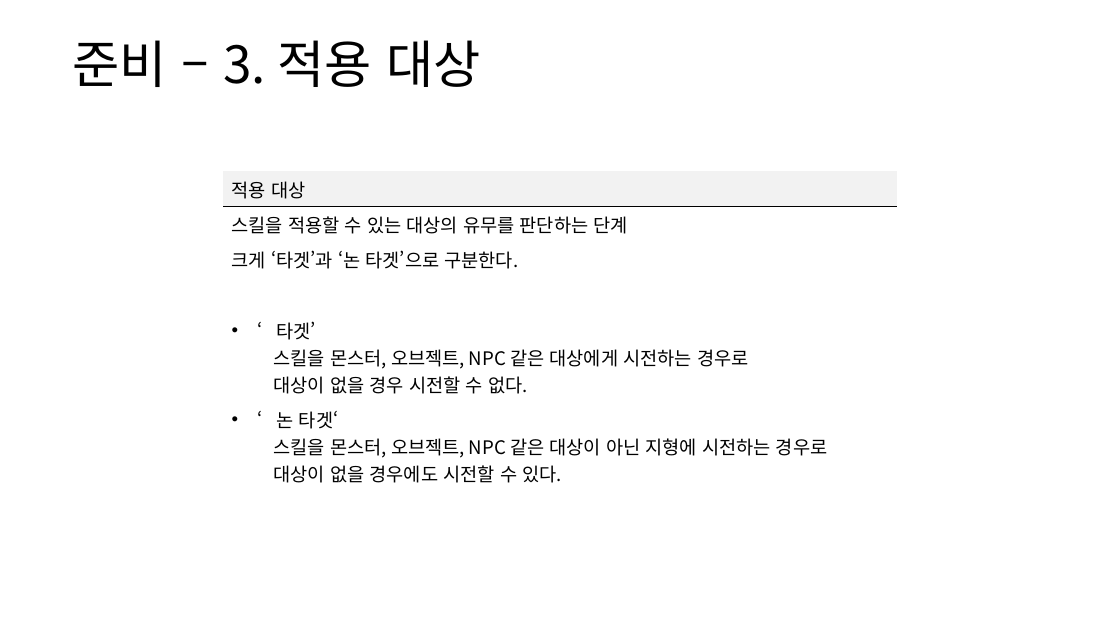
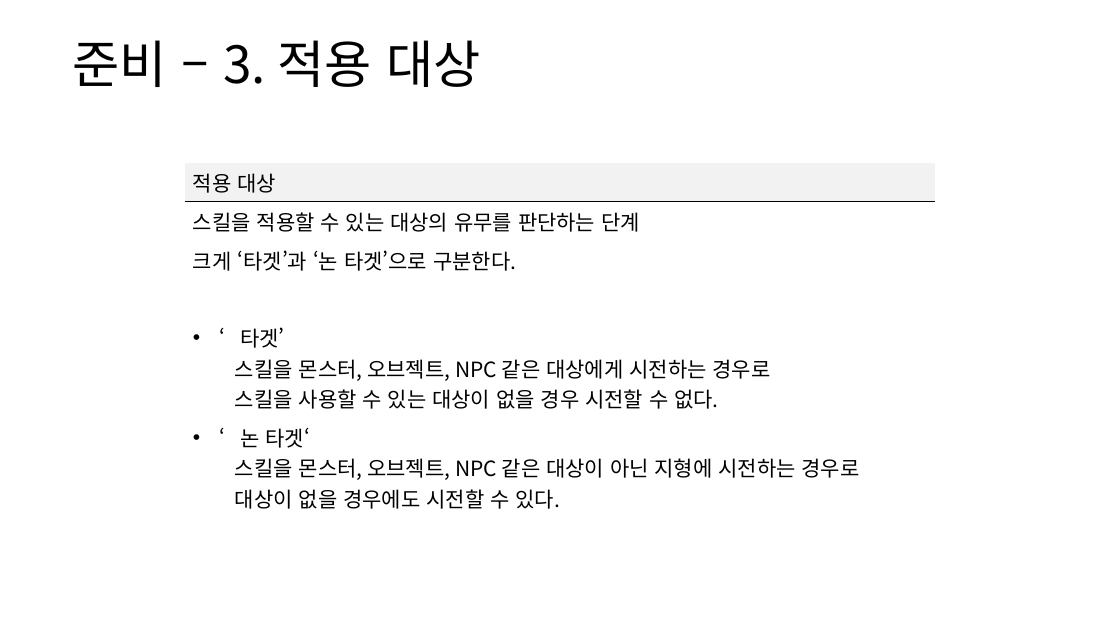
Before and after one commit to yjk0401/unityenginebasic_9th, a slide deck: slide 17 of 기획/방랑엽사전/스킬 시스템 기획서.pptx. Drawn at 1120x630 pixels with LibreOffice and Linux fonts; fonts in the diff are those of the drawing. Boxes give left, top, right and bottom in pixels: in the first picture for what was removed or moved away, otherwise in the second. Text is boxed around its words. In the diff, an @@ line names an element or a change of style, - is before the commit and + after.

```diff
--- a/기획/방랑엽사전/스킬 시스템 기획서.pptx
+++ b/기획/방랑엽사전/스킬 시스템 기획서.pptx
@@ table at (x1=185, y1=163, x2=936, y2=513) @@
-row 5, column 1: ‘타겟’ / 스킬을 몬스터, 오브젝트, NPC 같은 대상에게 시전하는 경우로 / 대상이 없을 경우 시전할 수 없다.
+row 5, column 1: ‘타겟’ / 스킬을 몬스터, 오브젝트, NPC 같은 대상에게 시전하는 경우로 / 스킬을 사용할 수 있는 대상이 없을 경우 시전할 수 없다.
@@ size 16 to 18 pt in "적용 대상", "스킬을 적용할 수 있는 대상의 유무를 판단하는 ...", "크게 ‘타겟’과 ‘논 타겟’으로 구분한다.", "‘논 타겟‘" and 2 more places @@
@@ table resized from (x1=223, y1=171, x2=897, y2=487) to (x1=185, y1=163, x2=936, y2=513) @@
```
Also in this commit, not shown: 8 other slides changed, 1 slide added, 7 other files.
